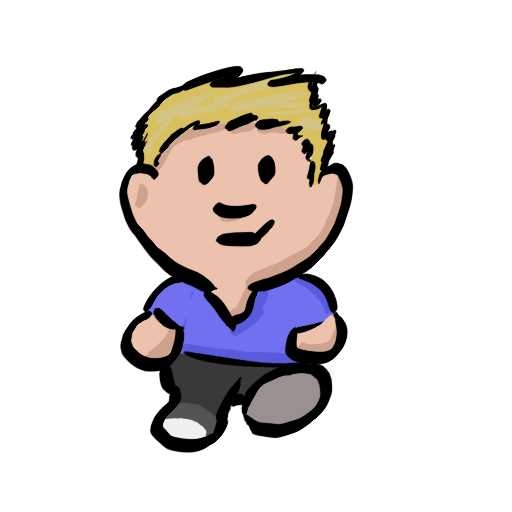
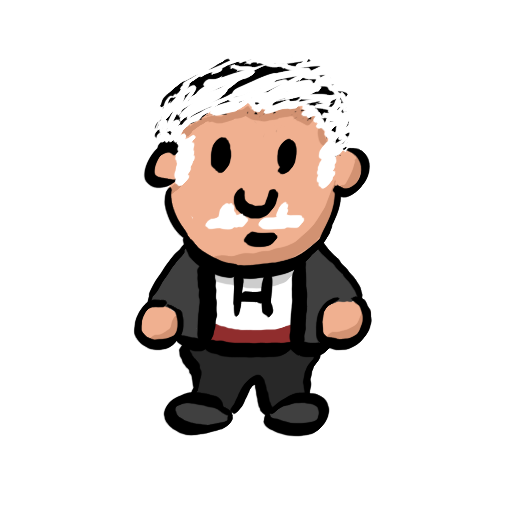
Before/after of a 512x512 layered artwork. What changed in the layer stack:
showed group "Bathroom Guy" (2 layers), opacity 61% → 100% over 133, 58, 372, 437
hid group "Walking Guy 0" (2 layers) over 118, 65, 354, 454
